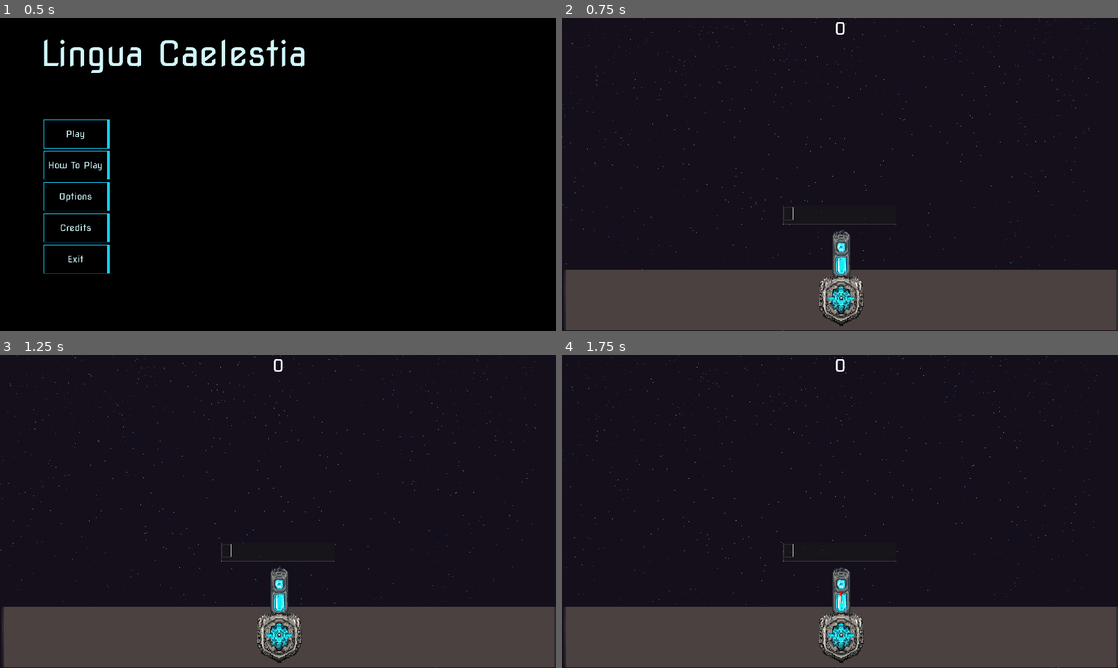
Above: before the commit, frames 1-4 (two rows, left to right).
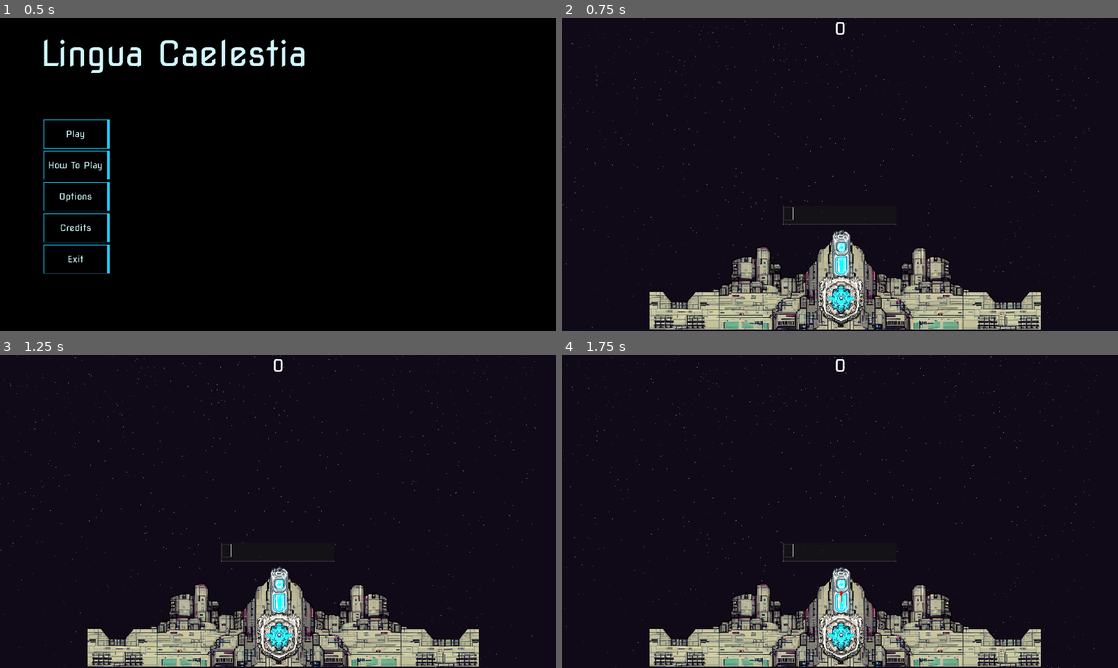
Above: after the commit, the same moments.

Repository: HephaistosForge/LinguaCaelestia
Game: Godot game, scene res://ui/main_menu/main_menu.tscn
Two runs of this game, one before a commit and one after it. Both use one fixed random seed, a clock stepped at 60 frames per second and the inputs below. Sound files missing from this copy of the repository are replaced by a short silence.
Inputs (mouse positions are in pixels of both pictures, inside the frame that each line leads up to):
- Up to frame 1 (0.5 s): no input
- Up to frame 2 (0.75 s): click "Play" at 0.5 s
- Up to frame 3 (1.25 s): no input
- Up to frame 4 (1.75 s): click (840, 552) at 1.27 s; type "bibliothek" at 1.35 s

Frame 1 is identical in both runs. In frame 2, 20% of the frame differs, in the area x 0-100%, y 67-100%; in frame 3, 20%; in frame 4, 19%.

Commit message:
Upgrade to Forward+

Diff:
--- a/IncomingMissileWarning.gd
+++ b/IncomingMissileWarning.gd
@@ -10,7 +10,7 @@
 
 
 func _ready() -> void:
-	tween = get_tree().create_tween()
+	tween = create_tween()
 	tween.tween_property(icon, "scale", Vector2(1.3, 1.3), 0.7).set_trans(Tween.TRANS_CUBIC).set_ease(Tween.EASE_IN_OUT)
 	tween.tween_property(icon, "scale", Vector2(1.0, 1.0), 0.7).set_trans(Tween.TRANS_CUBIC).set_ease(Tween.EASE_IN_OUT)
 	tween.set_loops(999)
--- a/controller/game_controller.gd
+++ b/controller/game_controller.gd
@@ -56,7 +56,6 @@
 	target_occupants[index] = null
 	score += 1
 	score_label.text = str(score * 100)
-	print(difficulty, score)
 	if score in increase_difficulty_at_score:
 		difficulty += 1
 
--- a/entities/mothership/Shield.gd
+++ b/entities/mothership/Shield.gd
@@ -7,7 +7,8 @@
 	$Sprite2D.modulate = color
 	var initial_scale = scale
 	self.scale = Vector2.ZERO
-	create_tween().tween_property(self, "scale", initial_scale, 0.3) \
+	var tween = create_tween()
+	tween.tween_property(self, "scale", initial_scale, 0.3) \
 		.set_ease(Tween.EASE_IN_OUT).set_trans(Tween.TRANS_EXPO)
 
 
--- a/entities/mothership/mothership.tscn
+++ b/entities/mothership/mothership.tscn
@@ -7,6 +7,7 @@
 [ext_resource type="Texture2D" uid="uid://d0rtf686wl5ai" path="res://entities/mothership/shield_generator.png" id="4_6d8p0"]
 [ext_resource type="PackedScene" uid="uid://gdlg80cykwxt" path="res://controller/laser_launch_position.tscn" id="5_1g3ql"]
 [ext_resource type="Script" path="res://entities/mothership/ProjectileMarker.gd" id="7_ymlm2"]
+[ext_resource type="Texture2D" uid="uid://gwmanlpa1fuj" path="res://resources/mothership.png" id="8_exvfu"]
 
 [sub_resource type="RectangleShape2D" id="RectangleShape2D_1fvu3"]
 size = Vector2(1900, 171)
@@ -15,12 +16,20 @@
 collision_mask = 0
 script = ExtResource("1_it0jo")
 
+[node name="Mothership" type="Sprite2D" parent="."]
+modulate = Color(0.576471, 0.537255, 0.419608, 1)
+position = Vector2(13.9999, -67)
+scale = Vector2(1.352, 1.352)
+texture = ExtResource("8_exvfu")
+
 [node name="Sprite" type="Sprite2D" parent="."]
+visible = false
 modulate = Color(0.290196, 0.254902, 0.25098, 1)
 scale = Vector2(7.48438, 0.820312)
 texture = ExtResource("1_0wg1b")
 
 [node name="CollisionShape2D" type="CollisionShape2D" parent="."]
+z_index = -1
 position = Vector2(0, 2.5)
 shape = SubResource("RectangleShape2D_1fvu3")
 
@@ -33,6 +42,7 @@
 texture = ExtResource("3_ca78k")
 
 [node name="ShieldGenerator" type="Sprite2D" parent="."]
+modulate = Color(0.854902, 0.854902, 0.854902, 1)
 position = Vector2(-3.05176e-05, 0.999985)
 scale = Vector2(2, 2)
 texture = ExtResource("4_6d8p0")
--- a/entities/mothership/shield.tscn
+++ b/entities/mothership/shield.tscn
@@ -15,6 +15,7 @@
 script = ExtResource("1_c6qsf")
 
 [node name="Sprite2D" type="Sprite2D" parent="."]
+modulate = Color(4, 4, 4, 1)
 material = SubResource("ShaderMaterial_ht3lm")
 texture = ExtResource("3_ntueu")
 
--- a/entities/projectile/rocket/rocket.tscn
+++ b/entities/projectile/rocket/rocket.tscn
@@ -20,6 +20,7 @@
 script = ExtResource("1_cnoo4")
 
 [node name="CPUParticles2D" type="CPUParticles2D" parent="."]
+modulate = Color(20, 20, 20, 1)
 position = Vector2(0, 13)
 amount = 50
 emission_shape = 3
--- a/levels/main.tscn
+++ b/levels/main.tscn
@@ -7,7 +7,17 @@
 [ext_resource type="PackedScene" uid="uid://coxunspw3wxa8" path="res://vfx/background/background.tscn" id="5_t8hon"]
 [ext_resource type="FontFile" uid="uid://durggn5l07xfn" path="res://ui/fonts/NovaSquare-Regular.ttf" id="6_0sf4t"]
 
+[sub_resource type="Environment" id="Environment_vph2v"]
+background_mode = 3
+glow_enabled = true
+glow_intensity = 3.0
+glow_strength = 1.65
+glow_hdr_threshold = 0.8
+
 [node name="Main" type="Node2D"]
+
+[node name="WorldEnvironment" type="WorldEnvironment" parent="."]
+environment = SubResource("Environment_vph2v")
 
 [node name="Background" type="Sprite2D" parent="."]
 visible = false
@@ -16,6 +26,7 @@
 [node name="Camera2D" type="Camera2D" parent="."]
 
 [node name="Mothership" parent="." instance=ExtResource("2_nbpvr")]
+modulate = Color(1.8, 1.8, 1.8, 1)
 position = Vector2(4, 433)
 
 [node name="EnemyTargetPositions" type="Node2D" parent="."]
@@ -49,6 +60,7 @@
 position = Vector2(-105, -616)
 
 [node name="ScoreLabel" type="Label" parent="." groups=["score_label"]]
+modulate = Color(2, 2, 2, 1)
 anchors_preset = 5
 anchor_left = 0.5
 anchor_right = 0.5
--- a/project.godot
+++ b/project.godot
@@ -37,6 +37,5 @@
 [rendering]
 
 textures/canvas_textures/default_texture_filter=0
-renderer/rendering_method="gl_compatibility"
 renderer/rendering_method.mobile="gl_compatibility"
 environment/defaults/default_clear_color=Color(0.0784314, 0.0588235, 0.105882, 1)
Not shown: 1 places in entities/mothership/mothership.tscn that only renumber resources
Not shown: 1 places in levels/main.tscn that only renumber resources
